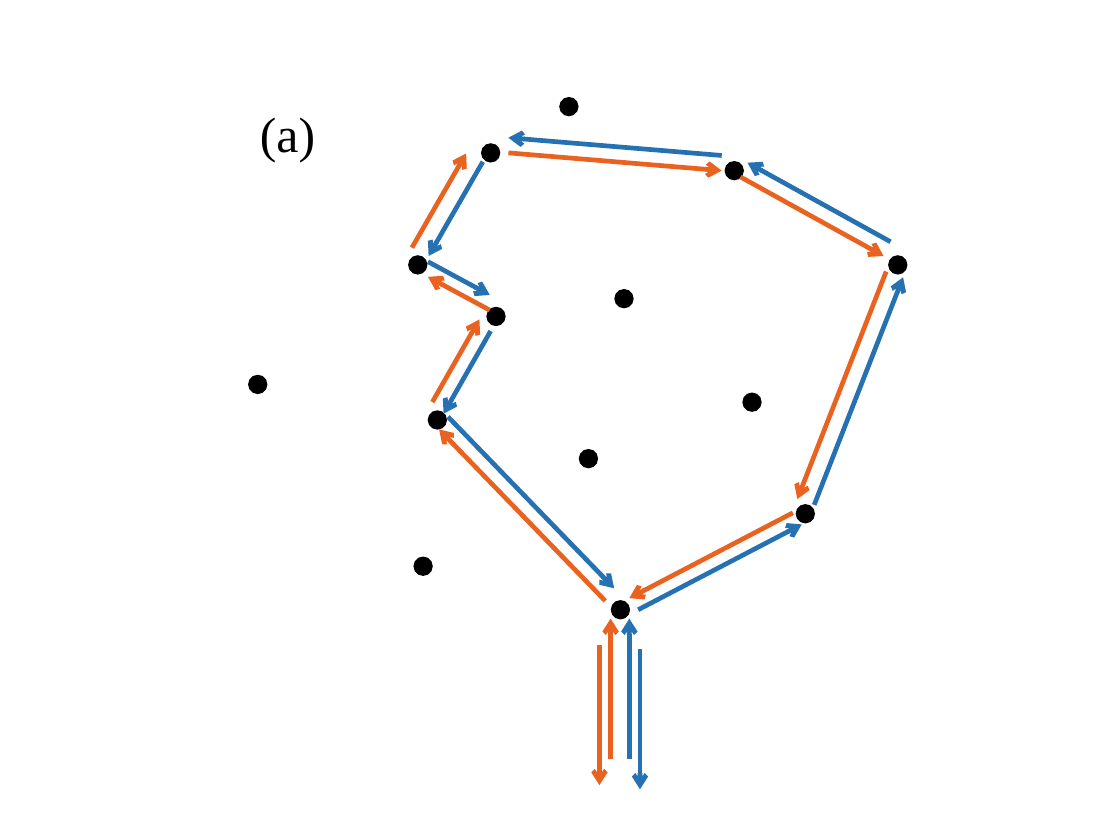
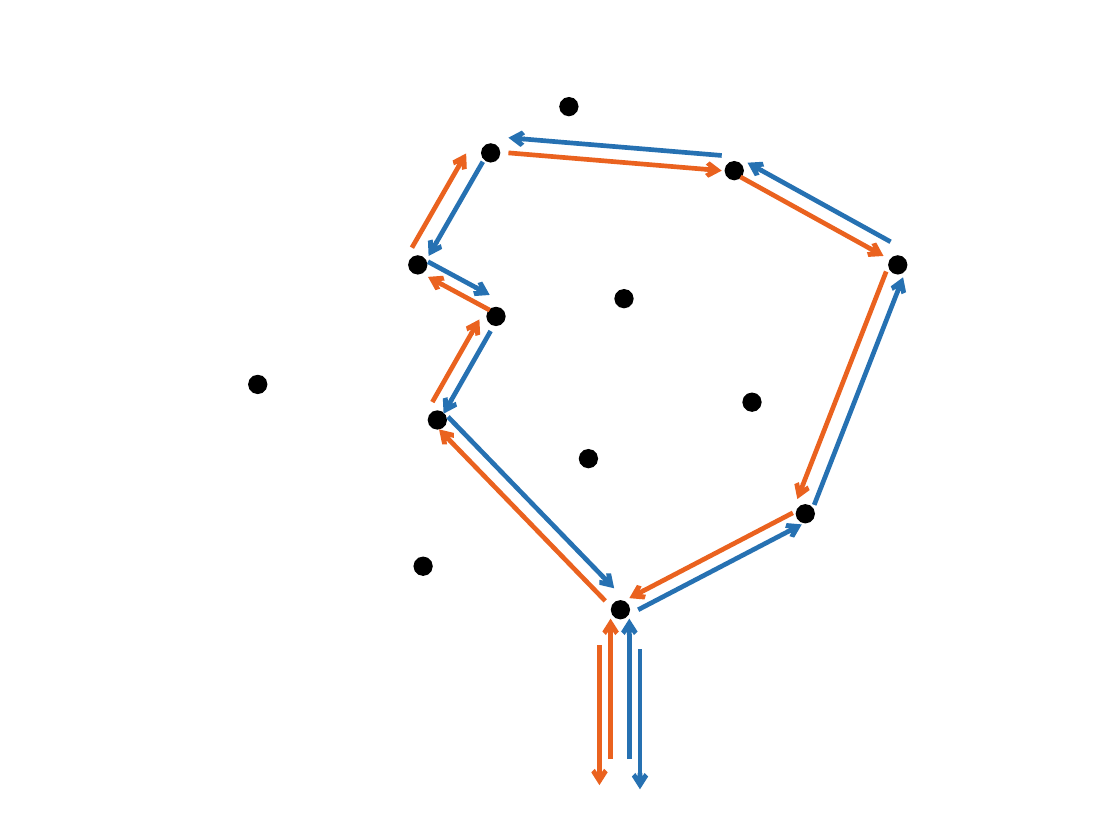
Before and after one commit to qiiyang/thesis, a slide deck: slide 2 of figs_misc/sketches.pptx. Drawn at 1120x840 pixels with LibreOffice and Linux fonts; fonts in the diff are those of the drawing. Boxes give left, top, right and bottom in pixels: in the first picture for what was removed or moved away, otherwise in the second. Text is boxed around its words. In the diff, an @@ line names an element or a change of style, - is before the commit and + after.

```diff
--- a/figs_misc/sketches.pptx
+++ b/figs_misc/sketches.pptx
@@ text removed at [260, 117, 315, 163] @@
-(a)
```
Also in this commit, not shown: 1 other slide changed, 4 other files.
